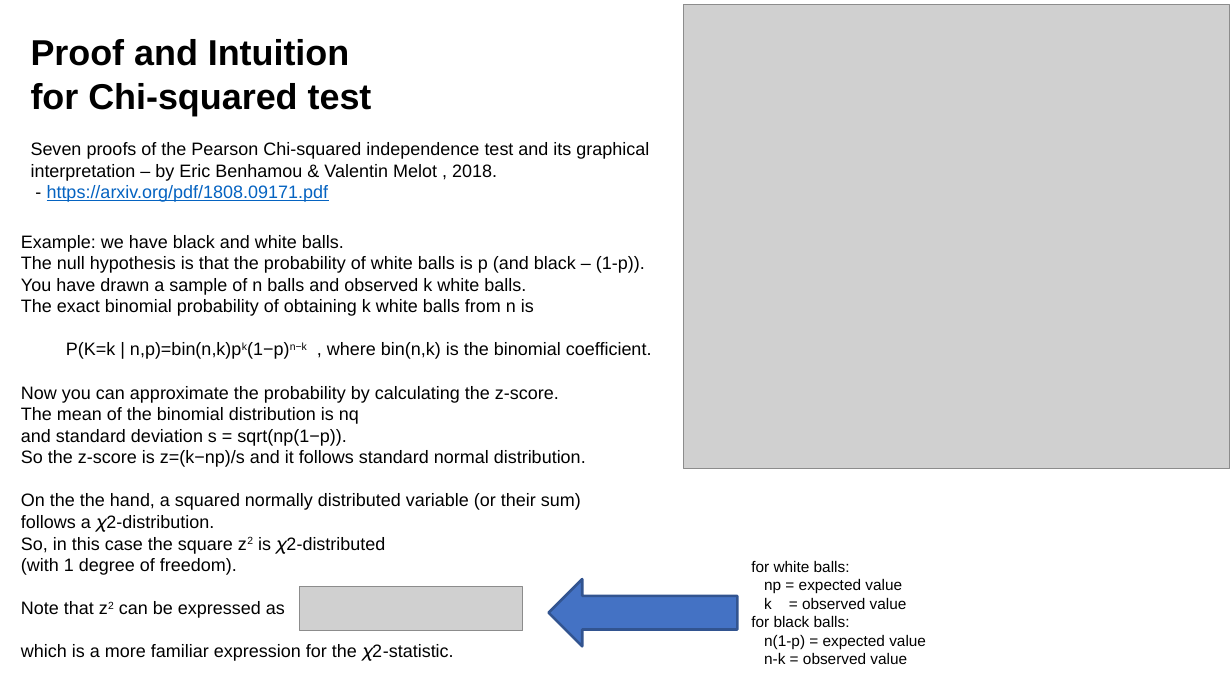
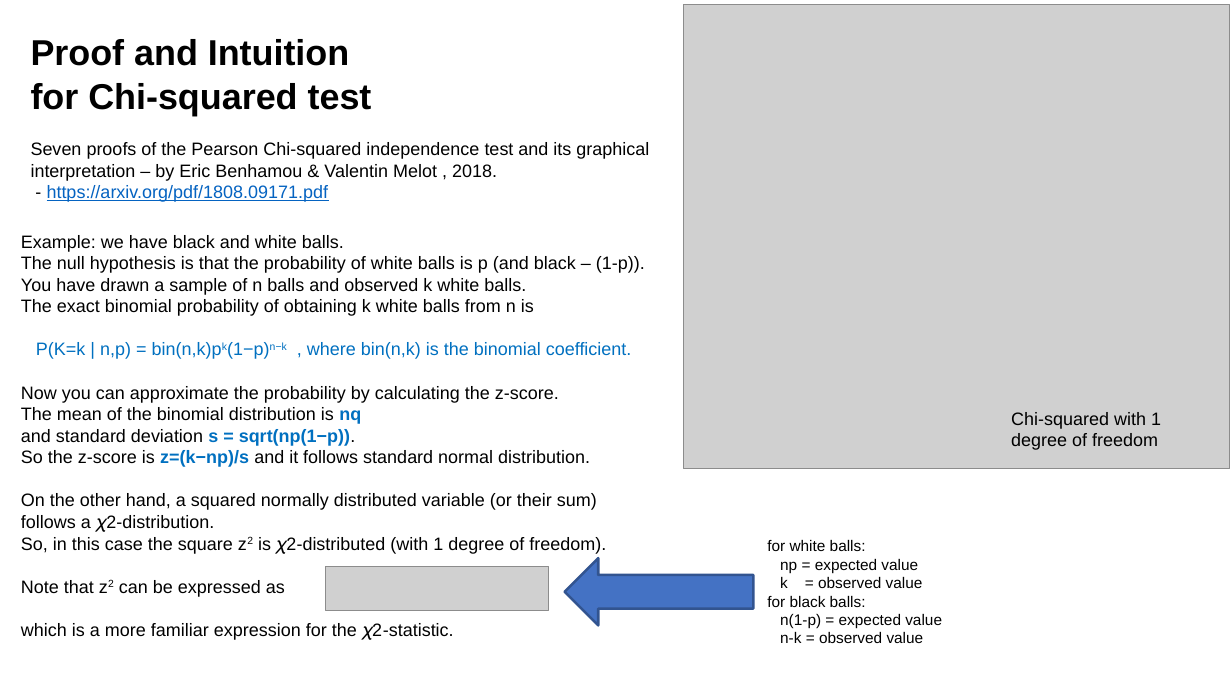
Before and after one commit to lselector/ml_ai_doc, a slide deck: slide 3 of statistics_06_x2_distribution.pptx (slide 4 before the commit). Drawn at 1232x693 pixels with LibreOffice and Linux fonts; fonts in the diff are those of the drawing; grey boxes stand for pictures. Boxes give left, top, right and bottom in pixels: in the first picture for what was removed or moved away, otherwise in the second. Text is boxed around its words. In the diff, an @@ line names an element or a change of style, - is before the commit and + after.

```diff
--- a/statistics_06_x2_distribution.pptx
+++ b/statistics_06_x2_distribution.pptx
@@ text at box(36, 342, 632, 359): text changed; text colour #000000 to #0070C0 @@
-P(K=k | n,p)=bin(n,k)pk(1−p)n−k , where bin(n,k) is the binomial coefficient.
+P(K=k | n,p) = bin(n,k)pk(1−p)n−k , where bin(n,k) is the binomial coefficient.
@@ text at box(21, 407, 590, 467): text colour #000000 to #0070C0, bold on in "nq", "s = sqrt(np(1−p)).", "z=(k−np)/s" @@
@@ text added at box(1011, 412, 1161, 450), 14 pt, text #000000 @@
+Chi-squared with 1 degree of freedom
@@ text at box(21, 493, 597, 510): text changed @@
-On the the hand, a squared normally distributed variable (or their sum)
+On the other hand, a squared normally distributed variable (or their sum)
@@ text at box(21, 537, 606, 554): text changed @@
-So, in this case the square z2 is 𝜒2-distributed
-(with 1 degree of freedom).
+So, in this case the square z2 is 𝜒2-distributed (with 1 degree of freedom).
@@ text "for white balls:": place and size @@
-text "for white balls:" at box(751, 561, 926, 664)
+text "for white balls:" at box(767, 540, 942, 643)
@@ picture: place and size @@
-picture at box(299, 587, 523, 631)
+picture at box(325, 567, 549, 611)
@@ right arrow: place and size @@
-right arrow at box(549, 579, 738, 647)
+right arrow at box(565, 558, 753, 626)
```
Also in this commit, not shown: 2 other slides changed, 1 slide added, 1 other file.
